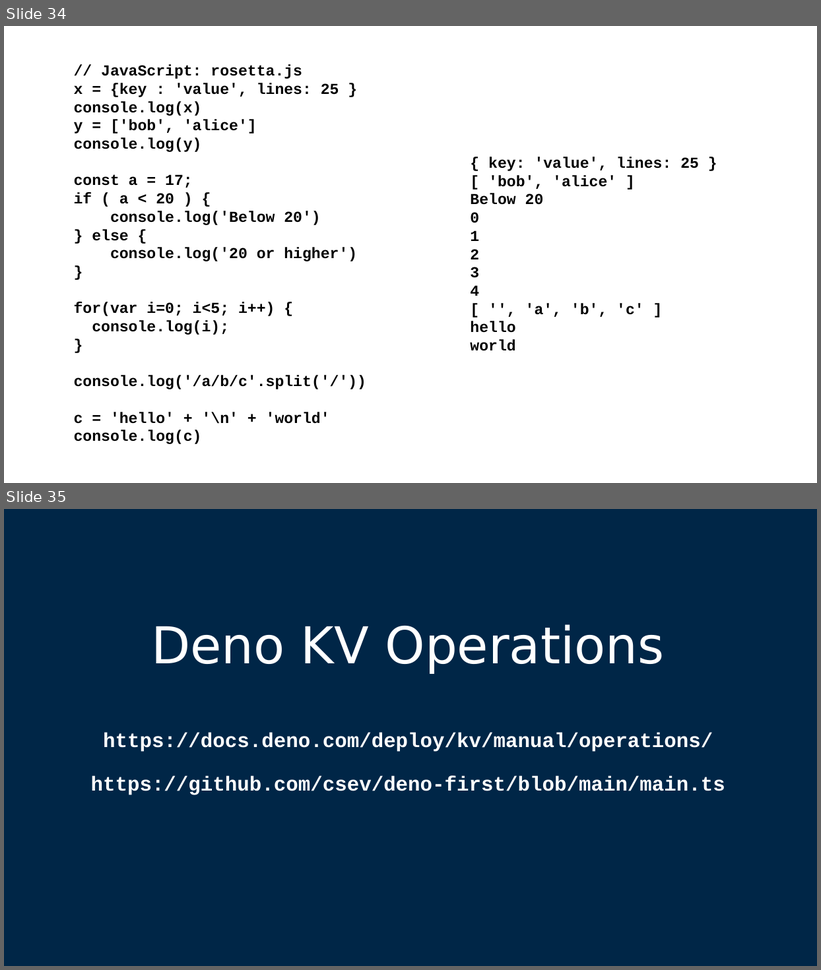
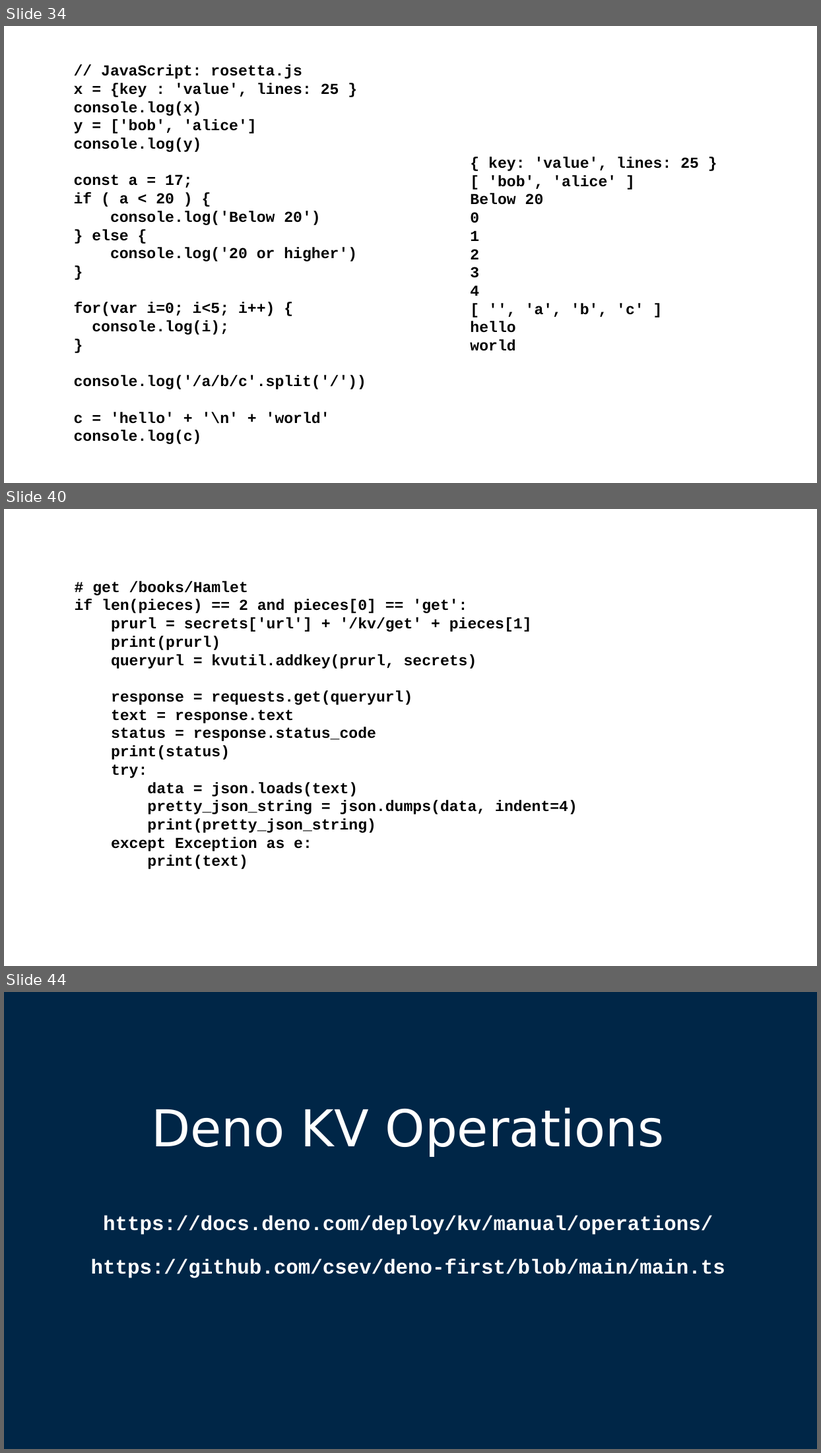
Before and after one commit to csev/pg4e, a slide deck: lectures/07-DenoKV.pptx. Shown one above the other, each under a label of ours: slides 34 and 35 before the commit, slides 34, 40 and 44 after it; the slides between them are not shown. The pictures are 821x970 and 821x1453 pixels, drawn with LibreOffice and Linux fonts; fonts in the diff are those of the drawing. Boxes give left, top, right and bottom in pixels: in the first picture for what was removed or moved away, otherwise in the second. Text is boxed around its words. In the diff, an @@ line names an element or a change of style, - is before the commit and + after.

```diff
--- a/lectures/07-DenoKV.pptx
+++ b/lectures/07-DenoKV.pptx
@@ slide 40 added at (4, 509, 817, 966), background #FFFFFF @@
@@ text added at (75, 581, 578, 869), 18 pt, text #000000, bold @@
+# get /books/Hamlet
+if len(pieces) == 2 and pieces[0] == 'get':
+prurl = secrets['url'] + '/kv/get' + pieces[1]
+print(prurl)
+queryurl = kvutil.addkey(prurl, secrets)
+response = requests.get(queryurl)
+text = response.text
+status = response.status_code
+print(status)
+try:
+data = json.loads(text)
+pretty_json_string = json.dumps(data, indent=4)
+print(pretty_json_string)
+except Exception as e:
+print(text)
@@ what was slide 35 is now slide 44 @@
```
Also in this commit, not shown: 1 slide changed, 7 other slides added, 2 other files.
